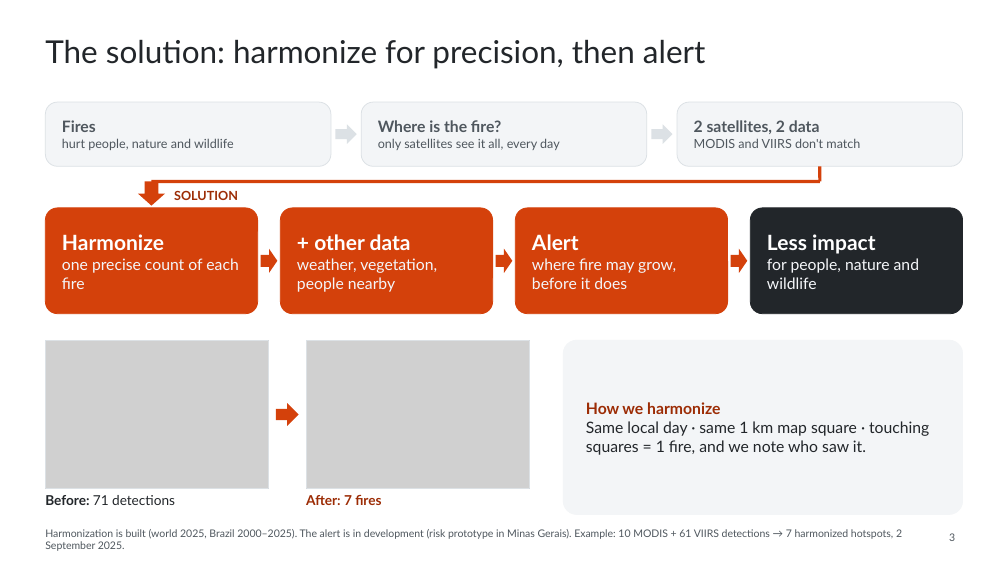
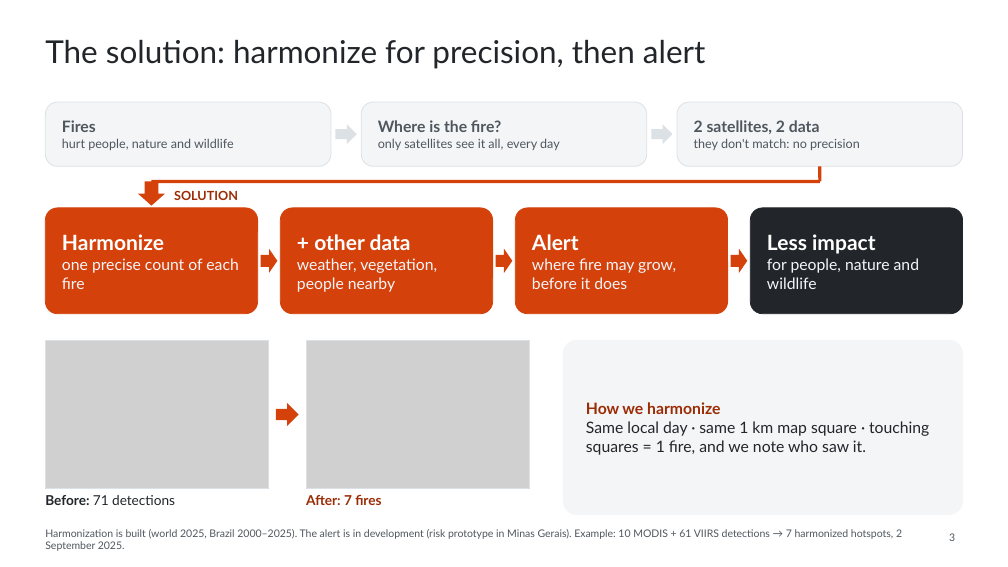
Before and after one commit to WednyFernandes/de-olho-no-fogo, a slide deck: slide 3 of public/apresentacao/de-olho-no-fogo-space-apps-2026-en.pptx. Drawn at 1008x567 pixels with LibreOffice and Linux fonts; fonts in the diff are those of the drawing; grey boxes stand for pictures. Boxes give left, top, right and bottom in pixels: in the first picture for what was removed or moved away, otherwise in the second. Text is boxed around its words. In the diff, an @@ line names an element or a change of style, - is before the commit and + after.

```diff
--- a/public/apresentacao/de-olho-no-fogo-space-apps-2026-en.pptx
+++ b/public/apresentacao/de-olho-no-fogo-space-apps-2026-en.pptx
@@ text at <box>694,138,860,150</box>: text changed @@
-MODIS and VIIRS don't match
+they don't match: no precision
```
Also in this commit, not shown: 1 other slide changed, 6 other files.
